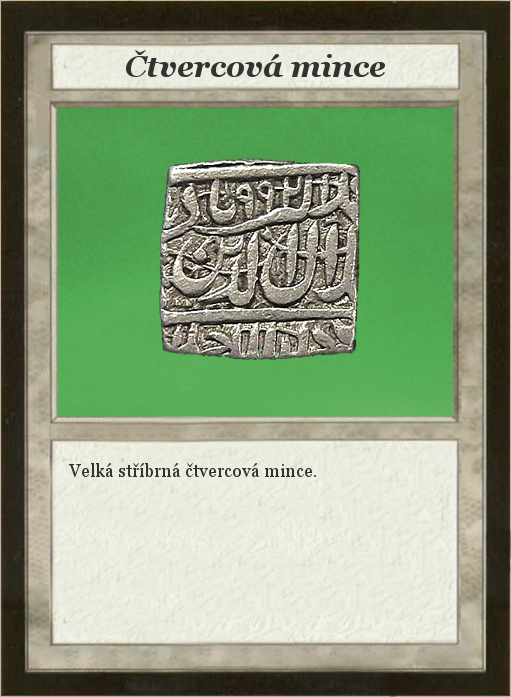
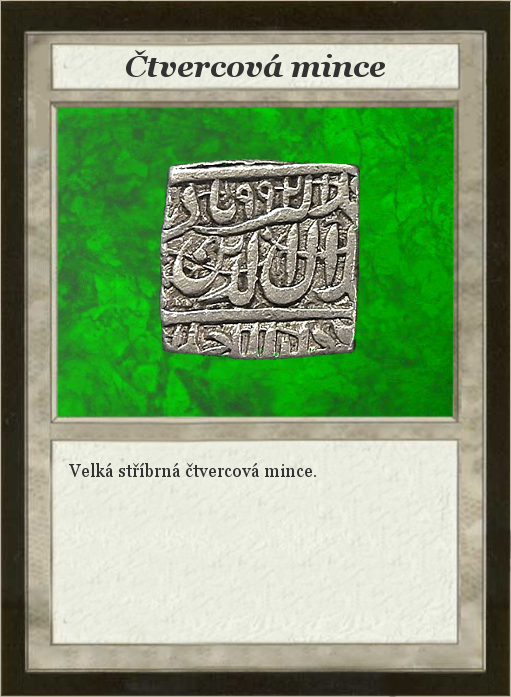
Layered file, before and after one edit (511x697). Changes by layer:
painted on "OrcishBackground" over (57, 106, 455, 417)
removed layer "Dark-gray-background" over (57, 106, 455, 417)
